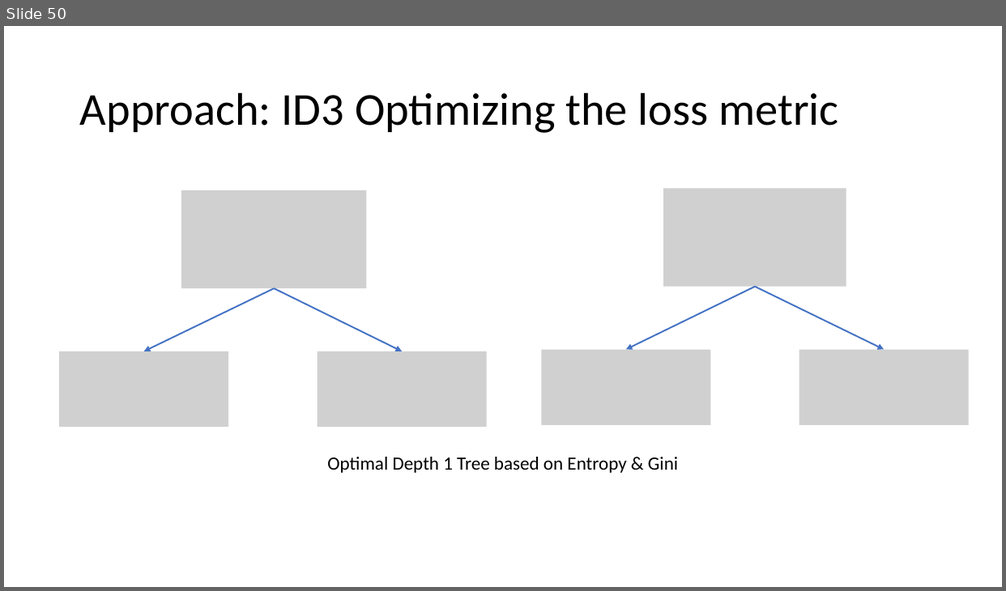
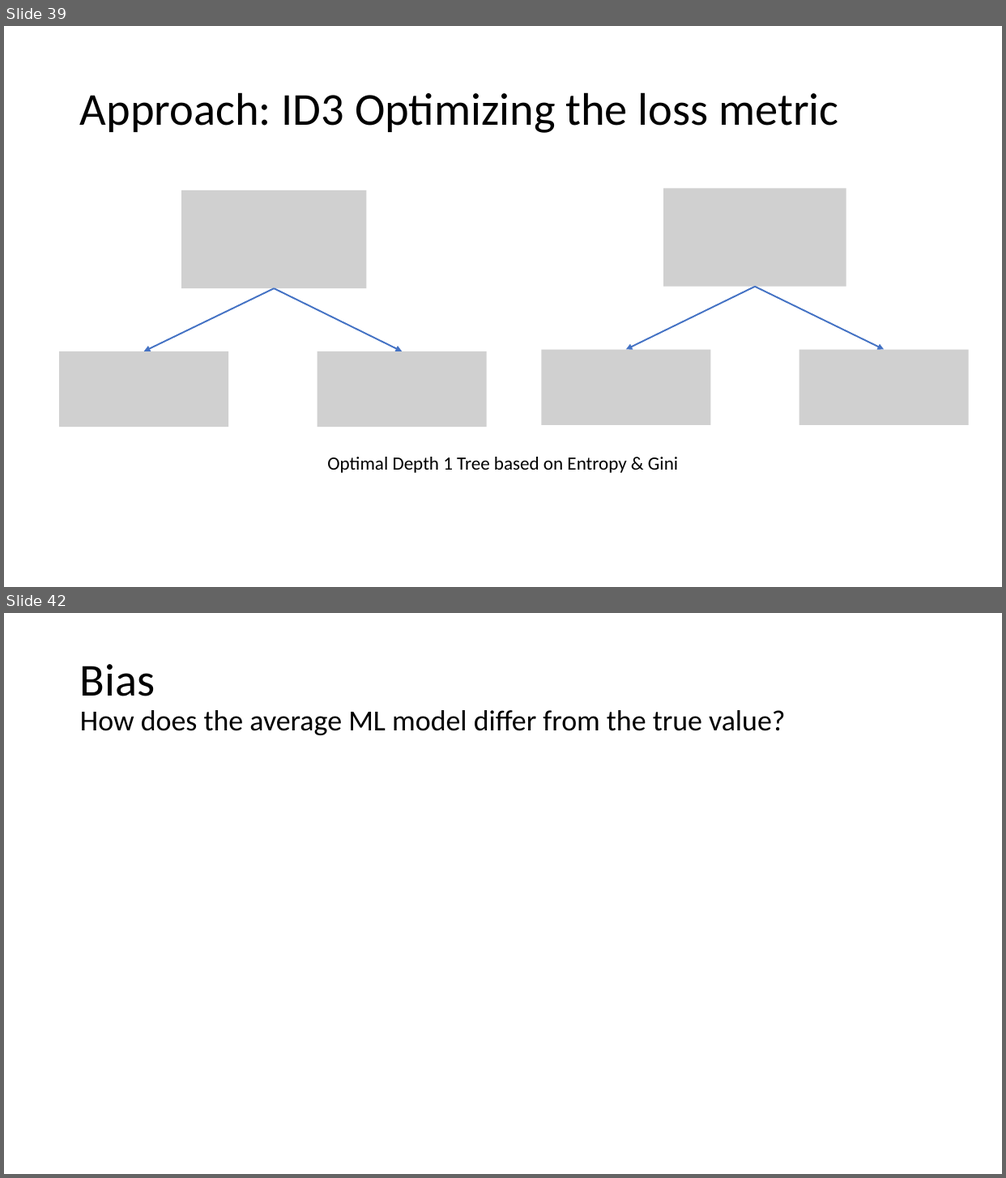
Before and after one commit to meenakshsundaram/AIML, a slide deck: DecisionTrees/DecisionTrees.pptx. Shown one above the other, each under a label of ours: slide 50 before the commit, slides 39 and 42 after it; the slides between them are not shown. The pictures are 1006x591 and 1006x1178 pixels, drawn with LibreOffice and Linux fonts; fonts in the diff are those of the drawing; grey boxes stand for pictures. Boxes give left, top, right and bottom in pixels: in the first picture for what was removed or moved away, otherwise in the second. Text is boxed around its words. In the diff, an @@ line names an element or a change of style, - is before the commit and + after.

Commit message:
Detailed Bias Explanation

```diff
--- a/DecisionTrees/DecisionTrees.pptx
+++ b/DecisionTrees/DecisionTrees.pptx
@@ slide 42 added at (4,613,1002,1174), background #FFFFFF @@
@@ title added at (80,664,785,735), 28 pt, text #000000 @@
+Bias
+How does the average ML model differ from the true value?
@@ what was slide 50 is now slide 39 @@
```
Also in this commit, not shown: 2 slides changed, 1 other slide added.
